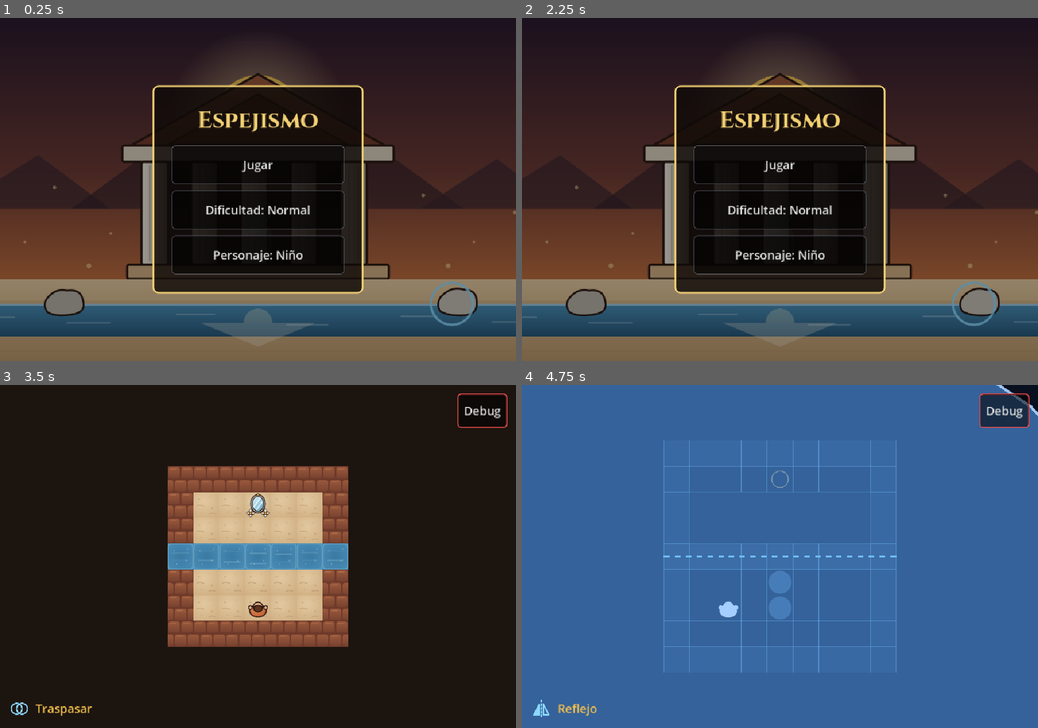
Above: before the commit, frames 1-4 (two rows, left to right).
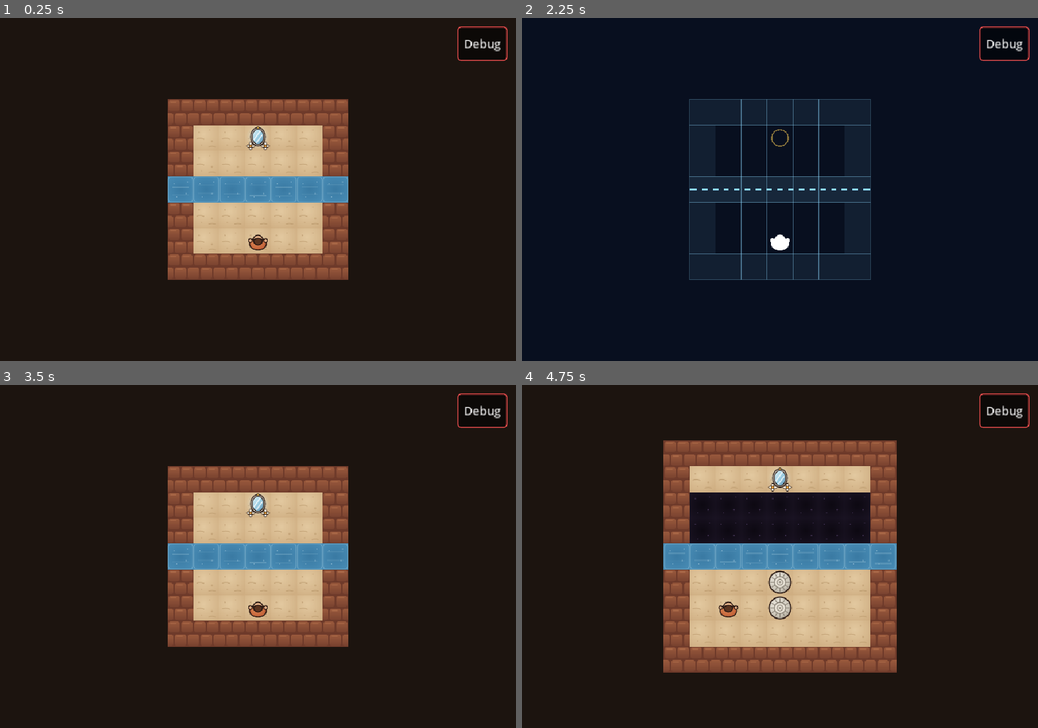
Above: after the commit, the same moments.

Repository: AngeloCS19/Juego
Game: Godot game, scene res://main.tscn
The game is run twice, just before and just after one commit, with the same random seed, the same clock (stepped at 60 frames per second) and the same inputs.
Inputs (mouse positions are in pixels of both pictures, inside the frame that each line leads up to):
- Up to frame 1 (0.25 s): no input
- Up to frame 2 (2.25 s): click (780, 254) at 0.5 s, where only the run before the commit has a clickable "Personaje: Niño"; click (780, 254) at 1.25 s, where only the run before the commit has a clickable "Personaje: Niña"; click (780, 254) at 2 s, where only the run before the commit has a clickable "Personaje: Espíritu"
- Up to frame 3 (3.5 s): click (258, 532) at 2.75 s, where only the run before the commit has a clickable "Jugar"
- Up to frame 4 (4.75 s): click "Debug" at 3.5 s; tap Enter at 4.25 s; move the mouse to (893, 539) at 4.27 s; hold Right from 4.28 s (still down); tap R at 4.35 s; click (893, 539) at 4.42 s; tap Space at 4.52 s

The runs differ from the first frame. In frame 1, 67% of the frame differs, in the area x 0-100%, y 2-100%; in frame 2, 87%; in frame 3, 0.3%; in frame 4, 98%, in the area x 0-100%, y 0-100%.
Error after the commit: Parse Error: Identifier "_botones" not declared in the current scope. (res://scripts/menu.gd:69)

Commit message:
Interfaz: barra de vida de Narciso con flores, corazones dibujados y selector de personaje con retratos
Co-Authored-By: Claude Sonnet 5.5 <noreply@anthropic.com>

Diff:
--- /dev/null
+++ b/scripts/barra_jefe.gd
@@ -0,0 +1,111 @@
+class_name BarraJefe
+extends Control
+## Vida de Narciso (arriba al centro, como la BossBar de Minecraft) y corazones del jugador (arriba a la izquierda).
+## La vida es su cabeza de frente con una flor por cada pétalo que le queda; al perder una, la flor cae.
+
+const CABEZA := preload("res://assets/retratos/narciso_corona.svg")  # 600x330
+const FLOR := preload("res://assets/sprites/flor_corona.svg")
+const ANCHO := 260.0  # ancho en pantalla de la cabeza
+const ESCALA := ANCHO / 600.0
+const CAFE := Color("#2b1a14")
+## La corona es un arco: elipse de centro (300,335) y radios 205 x 170 (ver docs/sprites.md).
+const CENTRO_ARCO := Vector2(300, 335)
+const RADIOS := Vector2(205, 170)
+const ANGULOS := Vector2(162, 18)  # de la flor de la izquierda a la de la derecha, en grados
+
+var _cabeza := TextureRect.new()
+var _flores: Array[TextureRect] = []  # de izquierda a derecha
+var _vivas: Array[bool] = []
+var _corazones := 0
+
+
+func _init() -> void:
+	set_anchors_preset(Control.PRESET_FULL_RECT)
+	mouse_filter = Control.MOUSE_FILTER_IGNORE
+	_cabeza.texture = CABEZA
+	_cabeza.expand_mode = TextureRect.EXPAND_IGNORE_SIZE
+	_cabeza.size = Vector2(600, 330) * ESCALA
+	_cabeza.mouse_filter = Control.MOUSE_FILTER_IGNORE
+	add_child(_cabeza)
+	hide()
+
+
+func _process(_delta: float) -> void:
+	_cabeza.position = Vector2((size.x - ANCHO) / 2, 8)
+
+
+## Se llama al cargar la sala: solo se ve en la del jefe. Pone una flor por cada pétalo del combate.
+func configurar(sala: Sala) -> void:
+	for f in _flores:
+		f.queue_free()
+	_flores.clear()
+	_vivas.clear()
+	visible = sala is SalaJefe
+	if not visible:
+		return
+	var total: int = (sala as SalaJefe).petalos()
+	for i in total:
+		var t := 0.5 if total == 1 else float(i) / (total - 1)
+		var a := deg_to_rad(lerpf(ANGULOS.x, ANGULOS.y, t))
+		var tam := lerpf(80, 100, sin(a))  # las del centro son más grandes
+		var f := TextureRect.new()
+		f.texture = FLOR
+		f.expand_mode = TextureRect.EXPAND_IGNORE_SIZE
+		f.mouse_filter = Control.MOUSE_FILTER_IGNORE
+		f.size = Vector2(tam, tam) * ESCALA
+		f.pivot_offset = f.size / 2
+		f.position = (CENTRO_ARCO + Vector2(cos(a), -sin(a)) * RADIOS) * ESCALA - f.size / 2
+		_cabeza.add_child(f)
+		_flores.append(f)
+		_vivas.append(true)
+
+
+## Cada cuadro: quita las flores que sobran (las de los extremos primero; la del centro es la última) y repinta los corazones.
+func actualizar(sala: Sala) -> void:
+	if not visible:
+		return
+	var jefe := sala as SalaJefe
+	if jefe.corazones != _corazones:
+		_corazones = jefe.corazones
+		queue_redraw()
+	var n := jefe.petalos()
+	if n > _vivas.count(true):  # la fase volvió a empezar: recupera sus flores
+		for i in _flores.size():
+			_vivas[i] = true
+			_flores[i].modulate.a = 1.0
+			_flores[i].visible = true
+	while _vivas.count(true) > n:
+		var quitar := -1  # la viva más lejos del centro
+		for i in _flores.size():
+			if _vivas[i] and (quitar < 0 or absf(i - (_flores.size() - 1) / 2.0) > absf(quitar - (_flores.size() - 1) / 2.0)):
+				quitar = i
+		_vivas[quitar] = false
+		_caer(_flores[quitar])
+
+
+## La flor se cae y se desvanece.
+func _caer(f: TextureRect) -> void:
+	var t := create_tween().set_parallel()
+	t.tween_property(f, "position:y", f.position.y + 60, 0.7).set_ease(Tween.EASE_IN)
+	t.tween_property(f, "rotation", 1.2, 0.7)
+	t.tween_property(f, "modulate:a", 0.0, 0.7)
+
+
+func _draw() -> void:
+	for i in _corazones:
+		_corazon(Vector2(34 + i * 40, 34), 15.0)
+
+
+## Corazón rojo con contorno café: dos círculos y un triángulo.
+func _corazon(c: Vector2, r: float) -> void:
+	var cuerpo := PackedVector2Array([c + Vector2(-r * 1.7, -r * 0.3), c + Vector2(r * 1.7, -r * 0.3), c + Vector2(0, r * 1.9)])
+	for borde in [true, false]:
+		var d := 3.0 if borde else 0.0
+		var color: Color = CAFE if borde else Color("#d8342c")
+		draw_circle(c + Vector2(-r * 0.8, -r * 0.4), r * 0.95 + d, color)
+		draw_circle(c + Vector2(r * 0.8, -r * 0.4), r * 0.95 + d, color)
+		var p := cuerpo.duplicate()
+		if borde:
+			for k in p.size():
+				p[k] = c + (p[k] - c) * 1.12
+		draw_colored_polygon(p, color)
--- a/scripts/main.gd
+++ b/scripts/main.gd
@@ -28,7 +28,11 @@
 	"res://salas/rio_altar.json",
 ]
 const FONDO_NORMAL := Color(0.11, 0.08, 0.06)
-const PERSONAJES := ["Niño", "Niña", "Espíritu"]  # mismo orden que Sala.TEX_PERSONAJES
+const RETRATOS_PERSONAJE := [  # mismo orden que Sala.TEX_PERSONAJES
+	preload("res://assets/retratos/personaje_nino.svg"),
+	preload("res://assets/retratos/personaje_nina.svg"),
+	preload("res://assets/retratos/personaje_espiritu.svg"),
+]
 const FONDO_ESPIRITUAL := Color(0.03, 0.06, 0.12)
 const UMBRAL_DESLIZAR := 30.0  # píxeles: un toque que se mueve menos que esto no es deslizar
 const TIEMPO_EMPUJE := 0.3  # segundos que hay que sostener la dirección para empujar una piedra
@@ -56,7 +60,7 @@
 var _tactil := false  # hay pantalla táctil: se muestran los botones y se juega con toques
 var _botones_tactiles: Array[Control] = []  # todo lo que solo se ve con pantalla táctil
 var _aviso: HBoxContainer  # icono y nombre de una habilidad nueva, para quien juega sin botones
-var _marcador: Label  # corazones y pétalos durante el jefe
+var _barra_jefe: BarraJefe  # vida de Narciso y corazones del jugador, solo en su sala
 var _menu: Menu
 var _dialogo: Dialogo
 var _cortina: Cortina
@@ -134,11 +138,8 @@
 	_aviso.process_mode = Node.PROCESS_MODE_PAUSABLE  # su desvanecido espera a que se cierre el menú
 	_en_esquina(pantalla, _aviso, Control.PRESET_BOTTOM_LEFT)
 
-	_marcador = Label.new()
-	_marcador.add_theme_font_size_override("font_size", 22)
-	_marcador.mouse_filter = Control.MOUSE_FILTER_IGNORE
-	_marcador.add_theme_color_override("font_color", Color(1, 0.85, 0.5))
-	pantalla.add_child(_marcador)  # va justo debajo del texto de arriba (ver _process)
+	_barra_jefe = BarraJefe.new()
+	pantalla.add_child(_barra_jefe)
 
 	_cortina = Cortina.new()
 	$Interfaz.add_child(_cortina)  # debajo del diálogo y del menú
@@ -244,6 +245,7 @@
 	sala.caida.connect(_on_caida)
 	sala.prenda_recogida.connect(_on_prenda_recogida)
 	pivote.add_child(sala)
+	_barra_jefe.configurar(sala)
 	# Donde Narciso actúa (jefe y huida) el tiempo corre solo; la dificultad elige qué tan rápido.
 	if sala is SalaJefe or sala is SalaHuida:
 		sala.derrota.connect(_on_derrota)
@@ -353,8 +355,7 @@
 
 ## Empujar: sostener la dirección hacia una piedra que ya estás mirando.
 func _process(delta: float) -> void:
-	_marcador.text = sala.estado()
-	_marcador.position = Vector2(16, 12)
+	_barra_jefe.actualizar(sala)
 	_ocultar_cursor()
 	if _menu.visible or _dialogo.visible or _cortina.activa():
 		return
@@ -418,10 +419,10 @@
 
 
 ## Abre una ventana del menú y pausa el juego.
-func _abrir(titulo: String, texto: String, opciones: Array, ilustrado := false) -> void:
+func _abrir(titulo: String, texto: String, opciones: Array, ilustrado := false, retratos: Array = []) -> void:
 	get_tree().paused = true
 	_dedo_abajo = false
-	_menu.mostrar(titulo, texto, opciones, ilustrado)
+	_menu.mostrar(titulo, texto, opciones, ilustrado, retratos, Sala.personaje, _elegir_personaje)
 
 
 func _seguir() -> void:
@@ -437,8 +438,7 @@
 	else:
 		opciones.append(["Jugar", func(): _empezada = true; _seguir()])
 	opciones.append([_texto_dificultad(), _cambiar_dificultad.bind(_menu_inicio)])
-	opciones.append(["Personaje: " + PERSONAJES[Sala.personaje], _cambiar_personaje])
-	_abrir("Espejismo", "", opciones, true)
+	_abrir("Espejismo", "", opciones, true, RETRATOS_PERSONAJE)
 
 
 func _menu_pausa() -> void:
@@ -466,11 +466,10 @@
 	_seguir()
 
 
-## Pasa al siguiente personaje (niño, niña, espíritu) y redibuja la sala y el menú.
-func _cambiar_personaje() -> void:
-	Sala.personaje = (Sala.personaje + 1) % PERSONAJES.size()
+## Elige el personaje (niño, niña, espíritu) y redibuja la sala; el menú ya marcó el retrato.
+func _elegir_personaje(i: int) -> void:
+	Sala.personaje = i
 	sala.queue_redraw()
-	_menu_inicio()
 
 
 func _texto_dificultad() -> String:
--- a/scripts/menu.gd
+++ b/scripts/menu.gd
@@ -12,7 +12,10 @@
 var _fondo := ColorRect.new()
 var _titulo := Label.new()
 var _texto := Label.new()
-var _botones := VBoxContainer.new()
+var _fila := HBoxContainer.new()  # retratos para elegir personaje (solo el menú inicial)
+var _caras: Array[Button] = []
+var _elegido := 0
+var _al_elegir: Callable
 
 
 func _init() -> void:
@@ -60,6 +63,9 @@
 	_texto.autowrap_mode = TextServer.AUTOWRAP_WORD_SMART
 	_texto.custom_minimum_size.x = 420
 	columna.add_child(_texto)
+	_fila.alignment = BoxContainer.ALIGNMENT_CENTER
+	_fila.add_theme_constant_override("separation", 16)
+	columna.add_child(_fila)
 	_botones.add_theme_constant_override("separation", 12)
 	columna.add_child(_botones)
 	hide()
@@ -67,7 +73,8 @@
 
 ## Muestra la ventana. "opciones" es una lista de [texto del botón, función que llama].
 ## "ilustrado" (el menú inicial) deja ver el templo detrás; si no, solo se oscurece la sala.
-func mostrar(titulo: String, texto: String, opciones: Array, ilustrado := false) -> void:
+## "retratos" (opcional) son las imágenes entre las que se elige: tocar una (o izquierda/derecha) llama a "al_elegir(índice)".
+func mostrar(titulo: String, texto: String, opciones: Array, ilustrado := false, retratos: Array = [], elegido := 0, al_elegir := Callable()) -> void:
 	_ilustracion.visible = ilustrado
 	_fondo.color = Color(0, 0, 0, 0.35) if ilustrado else Color(0, 0, 0, 0.72)
 	_titulo.text = titulo
@@ -75,8 +82,54 @@
 	_texto.visible = texto != ""
 	for b in _botones.get_children():
 		b.queue_free()
+	for c in _caras:
+		c.queue_free()
+	_caras.clear()
+	_elegido = elegido
+	_al_elegir = al_elegir
+	for i in retratos.size():
+		var cara := Button.new()
+		cara.icon = retratos[i]
+		cara.expand_icon = true
+		cara.custom_minimum_size = Vector2(104, 104)
+		cara.focus_mode = Control.FOCUS_NONE
+		cara.pressed.connect(_elegir.bind(i))
+		_fila.add_child(cara)
+		_caras.append(cara)
+	_marcar()
 	for o in opciones:
 		var boton := BarraHabilidades.crear_boton(o[0], o[1])
 		boton.custom_minimum_size = Vector2(320, 72)
 		_botones.add_child(boton)
 	show()
+
+
+func _elegir(i: int) -> void:
+	_elegido = i
+	_marcar()
+	_al_elegir.call(i)
+
+
+## El elegido lleva borde dorado grueso; los demás, uno discreto y más oscuro.
+func _marcar() -> void:
+	for i in _caras.size():
+		var estilo := StyleBoxFlat.new()
+		estilo.bg_color = Color(0.2, 0.14, 0.1, 0.9) if i == _elegido else Color(0.1, 0.07, 0.05, 0.6)
+		estilo.border_color = ORO if i == _elegido else Color(0.4, 0.3, 0.2)
+		estilo.set_border_width_all(5 if i == _elegido else 2)
+		estilo.set_corner_radius_all(10)
+		estilo.set_content_margin_all(6)
+		if i == _elegido:
+			estilo.shadow_color = Color(ORO, 0.55)
+			estilo.shadow_size = 10
+		for n in ["normal", "hover", "pressed"]:
+			_caras[i].add_theme_stylebox_override(n, estilo)
+		_caras[i].modulate = Color.WHITE if i == _elegido else Color(0.75, 0.75, 0.75)
+
+
+func _unhandled_key_input(evento: InputEvent) -> void:
+	if not visible or _caras.is_empty() or not evento.pressed or evento.echo:
+		return
+	if evento.keycode in [KEY_LEFT, KEY_RIGHT]:
+		_elegir(clampi(_elegido + (1 if evento.keycode == KEY_RIGHT else -1), 0, _caras.size() - 1))
+		get_viewport().set_input_as_handled()
